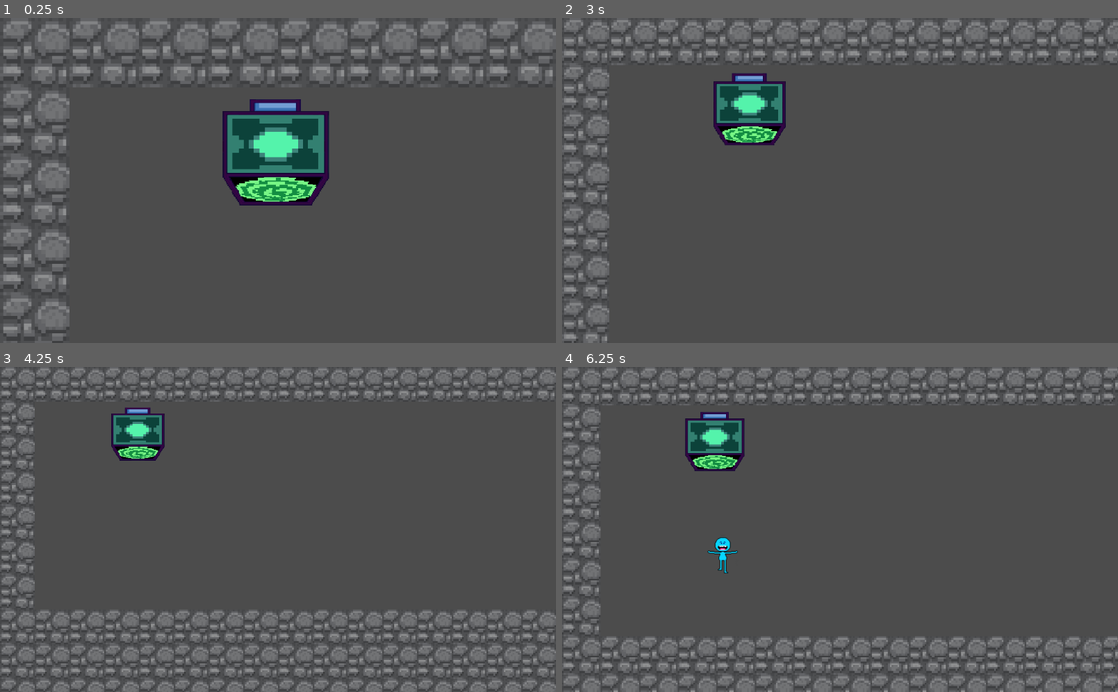
Above: before the commit, frames 1-4 (two rows, left to right).
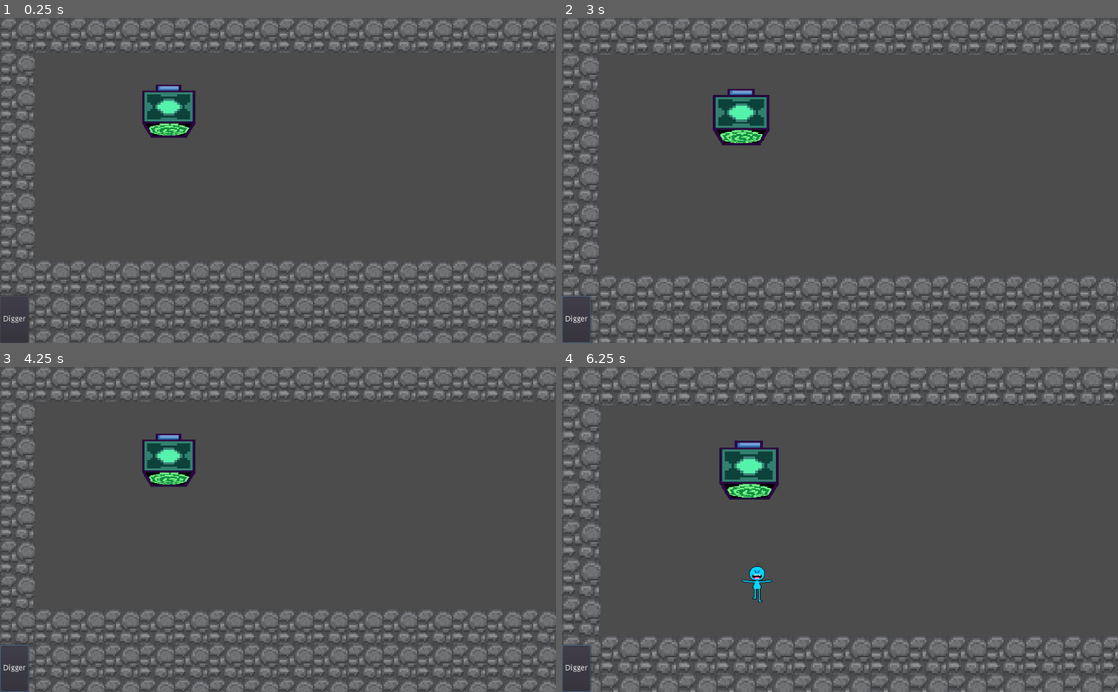
Above: after the commit, the same moments.

Repository: Agamador/Meeseeks
Game: Godot game, scene res://Levels/Scenes/Level1.tscn
Two runs of this game, one before a commit and one after it. Both use one fixed random seed, a clock stepped at 60 frames per second and the inputs below. The project has no main scene, so this scene is started directly.
Inputs (mouse positions are in pixels of both pictures, inside the frame that each line leads up to):
- Up to frame 1 (0.25 s): no input
- Up to frame 2 (3 s): click (578, 320) at 0.5 s, where only the run after the commit has a clickable "Digger"; click (578, 320) at 1.25 s, where only the run after the commit has a clickable "Digger"; click (578, 320) at 2 s, where only the run after the commit has a clickable "Digger"; tap Enter at 2.75 s; move the mouse to (962, 164) at 2.77 s; hold Mouse wheel up (zoom_in) from 2.78 s (still down); click (962, 164) at 2.92 s
- Up to frame 3 (4.25 s): move the mouse to (166, 545) at 3.52 s; release Mouse wheel up (zoom_in) at 3.53 s; tap Mouse wheel down (zoom_out) at 3.6 s; click (166, 545) at 3.67 s
- Up to frame 4 (6.25 s): move the mouse to (895, 458) at 4.27 s; hold Mouse wheel up (zoom_in) 4.28-5.03 s; click (895, 458) at 4.42 s; move the mouse to (812, 594) at 5.02 s; tap Mouse wheel down (zoom_out) at 5.1 s; click (812, 594) at 5.17 s; move the mouse to (1006, 578) at 5.77 s; hold Mouse wheel up (zoom_in) from 5.78 s (still down); click (1006, 578) at 5.92 s

The runs differ from the first frame. In frame 1, 32% of the frame differs, in the area x 0-100%, y 0-100%; in frame 2, 21%; in frame 3, 3.1%; in frame 4, 4.1%.

Commit message:
Boton fijo en pantalla y cada meeseek reacciona al clickarle

Diff:
--- a/Levels/Scenes/Level1.tscn
+++ b/Levels/Scenes/Level1.tscn
@@ -15,9 +15,11 @@
 tile_data = PoolIntArray( 0, 0, 0, 1, 0, 0, 2, 0, 0, 3, 0, 0, 4, 0, 0, 5, 0, 0, 6, 0, 0, 7, 0, 0, 8, 0, 0, 9, 0, 0, 10, …(2185 unchanged characters)…
 
 [node name="Camera2D" parent="." instance=ExtResource( 2 )]
+zoom = Vector2( 1, 1 )
+editor_draw_screen = false
 
 [node name="Spawn" parent="." instance=ExtResource( 1 )]
-position = Vector2( 253.794, 123.926 )
+position = Vector2( 310.73, 171.872 )
 
 [node name="Timer" type="Timer" parent="."]
 wait_time = 5.0
--- a/Levels/Scripts/Level1.gd
+++ b/Levels/Scripts/Level1.gd
@@ -7,8 +7,14 @@
 var game_speed:= 50
 var game_speed_change:= 5
 var meeseek = preload("res://Scenes/Meeseek/Meeseek.tscn");
+
+#probando como modificar meeseeks
+var mouse_pointer := 0
+#el valor cambia según el boton, el tipo de meeseek va de 1 a .. de izq a derecha
+
 # Called when the node enters the scene tree for the first time.
 func _ready():
+	$Camera2D.position =$Spawn.position;
 	pass
 	# Replace with function body.
 
--- /dev/null
+++ b/Scenes/Buttons/Scenes/DiggerButton.tscn
@@ -0,0 +1,6 @@
+[gd_scene format=2]
+
+[node name="DiggerButton" type="Button"]
+margin_right = 90.0
+margin_bottom = 90.0
+text = "Digger"
--- /dev/null
+++ b/Scenes/Buttons/Scripts/DiggerButton.gd
@@ -0,0 +1,15 @@
+extends Button
+
+
+# Declare member variables here. Examples:
+# var a = 2
+# var b = "text"
+
+
+# Called when the node enters the scene tree for the first time.
+func _ready():
+	pass # Replace with function body.
+
+# Called every frame. 'delta' is the elapsed time since the previous frame.
+#func _process(delta):
+#	pass
--- a/Scenes/CameraScene/Camera2D.gd
+++ b/Scenes/CameraScene/Camera2D.gd
@@ -64,3 +64,9 @@
 		Tween.TRANS_SINE,
 		Tween.EASE_OUT);
 	tween.start();
+
+
+
+func _on_DiggerButton_pressed():
+	print('botonsito')
+	get_parent().mouse_pointer = 1;
--- a/Scenes/CameraScene/Camera2D.tscn
+++ b/Scenes/CameraScene/Camera2D.tscn
@@ -1,6 +1,8 @@
-[gd_scene load_steps=2 format=2]
+[gd_scene load_steps=4 format=2]
 
 [ext_resource path="res://Scenes/CameraScene/Camera2D.gd" type="Script" id=1]
+[ext_resource path="res://Scenes/Buttons/Scenes/DiggerButton.tscn" type="PackedScene" id=2]
+[ext_resource path="res://Scenes/Buttons/Scripts/DiggerButton.gd" type="Script" id=3]
 
 [node name="Camera2D" type="Camera2D"]
 current = true
@@ -8,3 +10,21 @@
 script = ExtResource( 1 )
 
 [node name="Tween" type="Tween" parent="."]
+
+[node name="CanvasLayer" type="CanvasLayer" parent="."]
+
+[node name="HBoxContainer" type="HBoxContainer" parent="CanvasLayer"]
+anchor_top = 1.0
+anchor_bottom = 1.0
+margin_top = -87.0
+margin_right = 1024.0
+__meta__ = {
+"_edit_use_anchors_": false
+}
+
+[node name="DiggerButton" parent="CanvasLayer/HBoxContainer" instance=ExtResource( 2 )]
+margin_right = 53.0
+margin_bottom = 87.0
+script = ExtResource( 3 )
+
+[connection signal="pressed" from="CanvasLayer/HBoxContainer/DiggerButton" to="." method="_on_DiggerButton_pressed"]
--- a/Scenes/Meeseek/Meeseek.gd
+++ b/Scenes/Meeseek/Meeseek.gd
@@ -56,6 +56,23 @@
 			$AnimationPlayer.play("Death")
 	move_and_slide(motion, Vector2.UP)
 
+#func _input_event(viewport, event, shape_idx):
+#	if event is InputEventMouseButton:
+#		match get_parent().mouse_pointer:
+#			_: print('ni modo')
+#			1: self.diggerMode();
+
+func diggerMode():
+	print('a cavar')
 #a esta función se llama desde la animación Death
 func death():
 	self.queue_free()
+
+
+func _on_Area2D_input_event(viewport, event, shape_idx):
+	if event is InputEventMouseButton and event.button_index == BUTTON_LEFT and event.is_pressed():
+		print('clickado')
+		print(get_parent().mouse_pointer)
+		match get_parent().mouse_pointer:
+				1: self.diggerMode();
+				_: print('________')
--- a/Scenes/Meeseek/Meeseek.tscn
+++ b/Scenes/Meeseek/Meeseek.tscn
@@ -79,7 +79,9 @@
 vframes = 3
 frame = 15
 
-[node name="CollisionShape2D" type="CollisionShape2D" parent="."]
+[node name="Area2D" type="Area2D" parent="."]
+
+[node name="CollisionShape2D2" type="CollisionShape2D" parent="Area2D"]
 position = Vector2( -2, 2 )
 shape = SubResource( 1 )
 
@@ -87,3 +89,9 @@
 anims/Death = SubResource( 2 )
 anims/Fall = SubResource( 3 )
 anims/Walking = SubResource( 4 )
+
+[node name="CollisionShape2D" type="CollisionShape2D" parent="."]
+position = Vector2( -2, 2 )
+shape = SubResource( 1 )
+
+[connection signal="input_event" from="Area2D" to="." method="_on_Area2D_input_event"]
